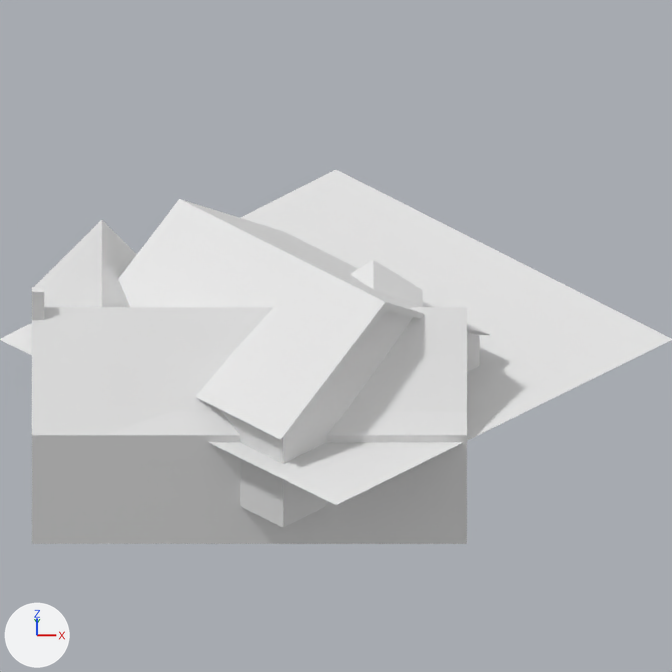
The Blender file PythonRenderer/scene.blend, before and after one commit.
Both versions are drawn from the file's camera 'Camera'. Arrows for +X, +Y and +Z are at lower left; the lights stay in place. The same objects are shown in both versions, whatever each file hides.

In view in the first picture: 'Base Ground', 'House 1', 'House 2'.
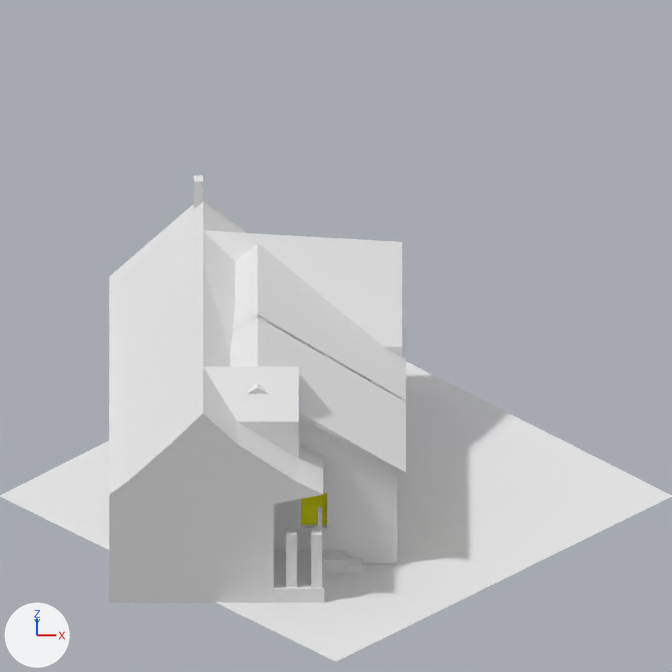
Where the newer file only moved an object's origin or applied its transform, the numbers keep the older frame.

What the commit changed:
me_cube_002 has 102 vertices, 97 faces and spans x -0.79..0.0, y -1.22..0.39, z -0.4..0.73.
me_cube_002 is used by ob_house_1; location (0.0, 0.0, 0.0); rotation (0.0, 0.0, 5.498), in degrees (0, 0, 315); scale (0.799, 0.799, 0.799).
me_cube_002 part 1: the whole mesh is turned -90 degrees about the z axis through its middle, then moved by (-0.03, 0.79, -0.58).
me_cube has 229 vertices, 191 faces and spans x -0.37..0.89, y -1.32..0.57, z -0.51..0.54.
me_cube is used by ob_house_2; location (0.0, 0.0, 0.0); rotation (0.0, 0.0, 4.712), in degrees (0, 0, 270).
me_cube part 2: the whole mesh is turned -90 degrees about the z axis through its middle, then moved by (-0.28, 0.03, -0.28).
Object 'House 1' (ob_house_1) turns from (0, 0, 315) to (0, 0, 0) degrees about x, y and z.
Object 'House 1' (ob_house_1) has a MIRROR modifier named 'Mirror'.
Modifier setting: use_axis = (False, True, False).
Object 'Base Ground' (ob_base_ground) moves from (0.0, 0.0, 0.0) to (0.0, 0.0, -0.784).

Where the change shows, as pixel boxes (x1, y1, x2, y2) in the pictures (672 x 672 px):
'House 2', mesh turned
    before: (32, 220, 467, 544)
    after: (109, 175, 402, 603)
'Base Ground', moved
    before: (0, 170, 672, 505)
    after: (0, 362, 672, 662)
'House 1', modifiers changed, turned
    before: (118, 199, 490, 528)
    after: (230, 244, 406, 564)
